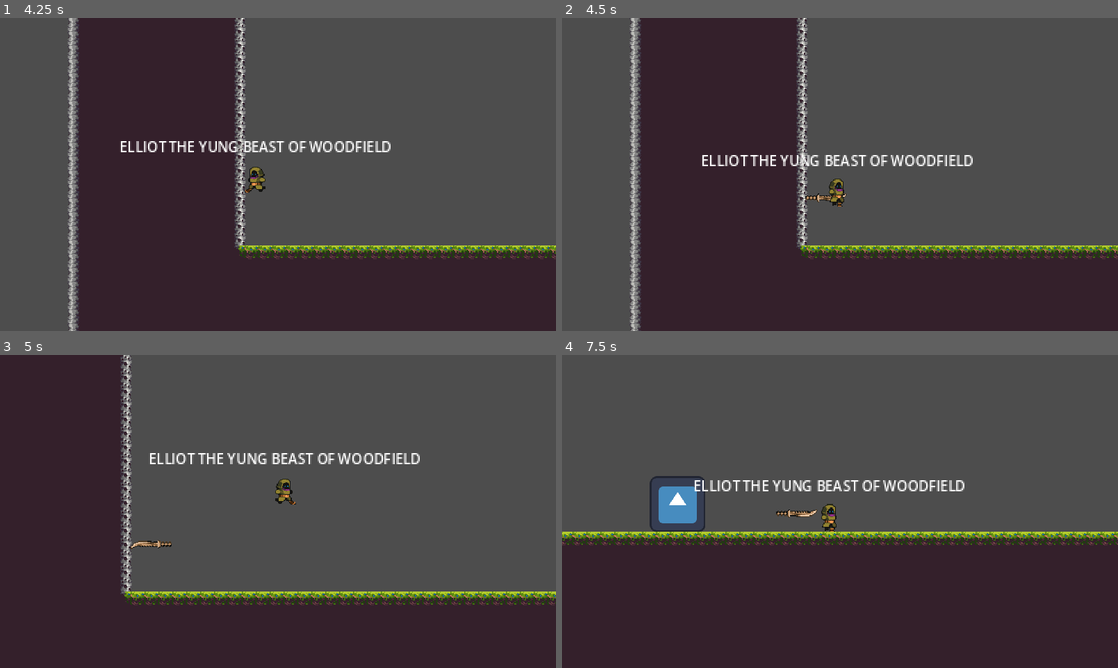
Above: before the commit, frames 1-4 (two rows, left to right).
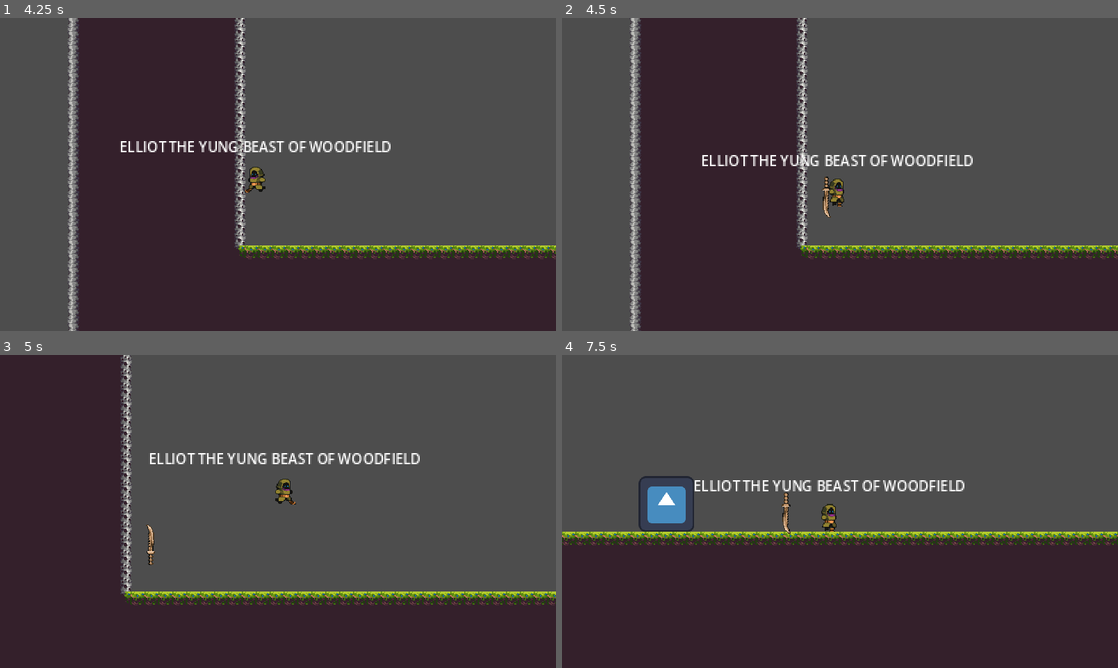
Above: after the commit, the same moments.

Repository: humding3r/BodyBlade
Game: Godot game, scene res://Levels/level_1.tscn
Same seed, same stepped clock (60 frames per second), same inputs: the game is played once before the commit and once after it. This scene is started directly instead of the project's main scene. The engine's default icon, where the game draws it, is replaced by a stand-in: a white triangle on a blue panel in a dark square.
Inputs (mouse positions are in pixels of both pictures, inside the frame that each line leads up to):
- Up to frame 1 (4.25 s): tap Enter at 0.5 s; move the mouse to (250, 237) at 0.52 s; press the mouse at (250, 237) at 0.53 s; hold D (move_right) 0.53-2.03 s; tap Space (jump) at 0.77, 1.52, 3.02, 3.77 s; move the mouse to (444, 221) at 1.27 s; release the mouse at (444, 221) at 1.28 s; right-click (444, 221) at 1.35 s; move the mouse to (111, 127) at 2.02 s; press the mouse at (111, 127) at 2.03 s; hold A (move_left) from 2.03 s (still down); move the mouse to (305, 174) at 2.77 s; release the mouse at (305, 174) at 2.78 s; right-click (305, 174) at 2.85 s; move the mouse to (194, 96) at 3.52 s; press the mouse at (194, 96) at 3.53 s
- Up to frame 2 (4.5 s): move the mouse to (962, 158) at 4.27 s; release A (move_left) at 4.28 s; release the mouse at (962, 158) at 4.28 s; hold D (move_right) from 4.28 s (still down); right-click (962, 158) at 4.35 s
- Up to frame 3 (5 s): keep holding D (move_right); tap Space (jump) at 4.52 s
- Up to frame 4 (7.5 s): keep holding D (move_right); move the mouse to (728, 527) at 5.02 s; press the mouse at (728, 527) at 5.03 s; move the mouse to (895, 442) at 5.77 s; release the mouse at (895, 442) at 5.78 s; right-click (895, 442) at 5.85 s; tap Space (jump) at 6.02, 6.77 s; move the mouse to (812, 574) at 6.52 s; press the mouse at (812, 574) at 6.53 s; move the mouse to (1006, 558) at 7.27 s; release the mouse at (1006, 558) at 7.28 s; right-click (1006, 558) at 7.35 s

Frame 1 is identical in both runs. In frame 2, 0.2% of the frame differs, in the area x 43-52%, y 50-64%; in frame 3, 0.2%; in frame 4, 3.8%, in the area x 0-100%, y 38-61%.

Commit message:
Static type sword speed

Diff:
--- a/Sword/State/sword_state_throw.gd
+++ b/Sword/State/sword_state_throw.gd
@@ -2,7 +2,7 @@
 
 signal update_impact_direction(new_impact_direction)
 
-@export var speed = 500
+@export var speed : float = 500
 @export var damage_value : int = 2
 @export var knockback_factor : int = 2
 
--- a/Sword/sword.tscn
+++ b/Sword/sword.tscn
@@ -258,5 +258,3 @@
 libraries = {
 "": SubResource("AnimationLibrary_5i0pb")
 }
-
-[connection signal="update_impact_direction" from="StateMachine/Throw" to="StateMachine/Stuck" method="_on_throw_update_impact_direction"]
